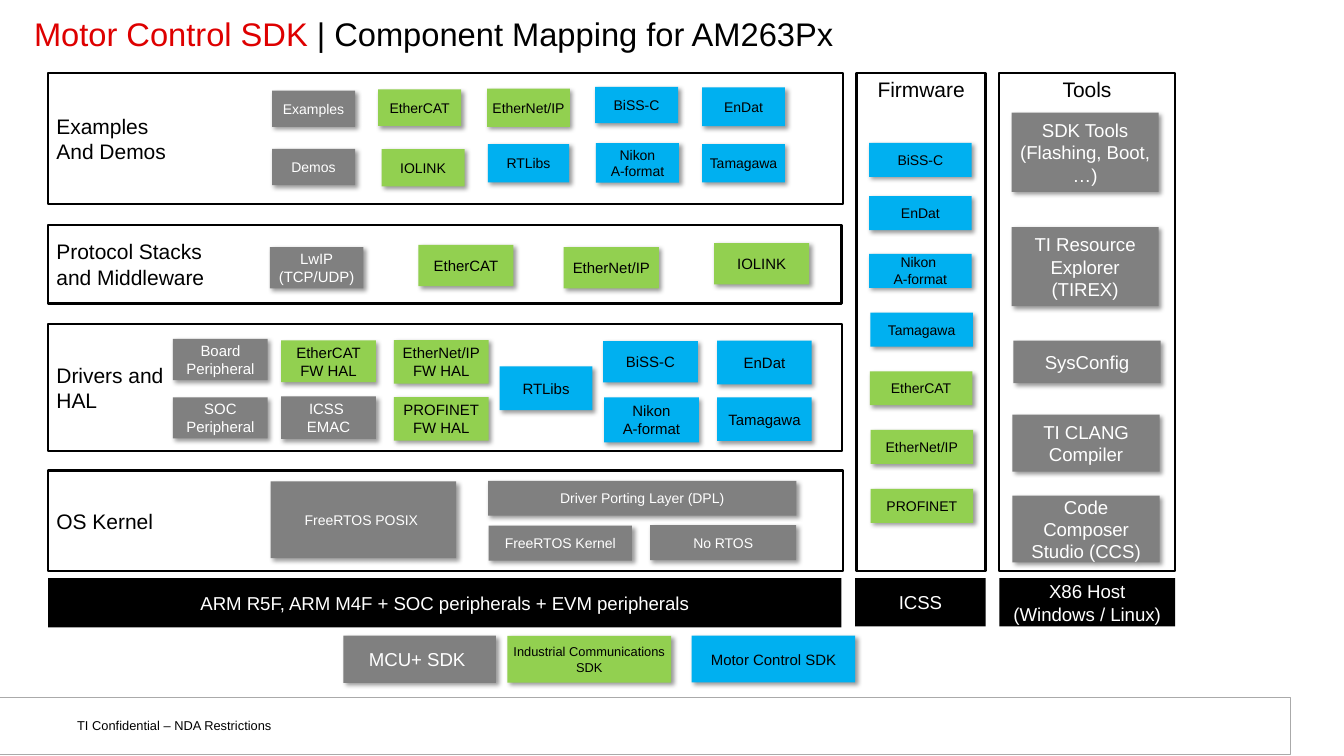
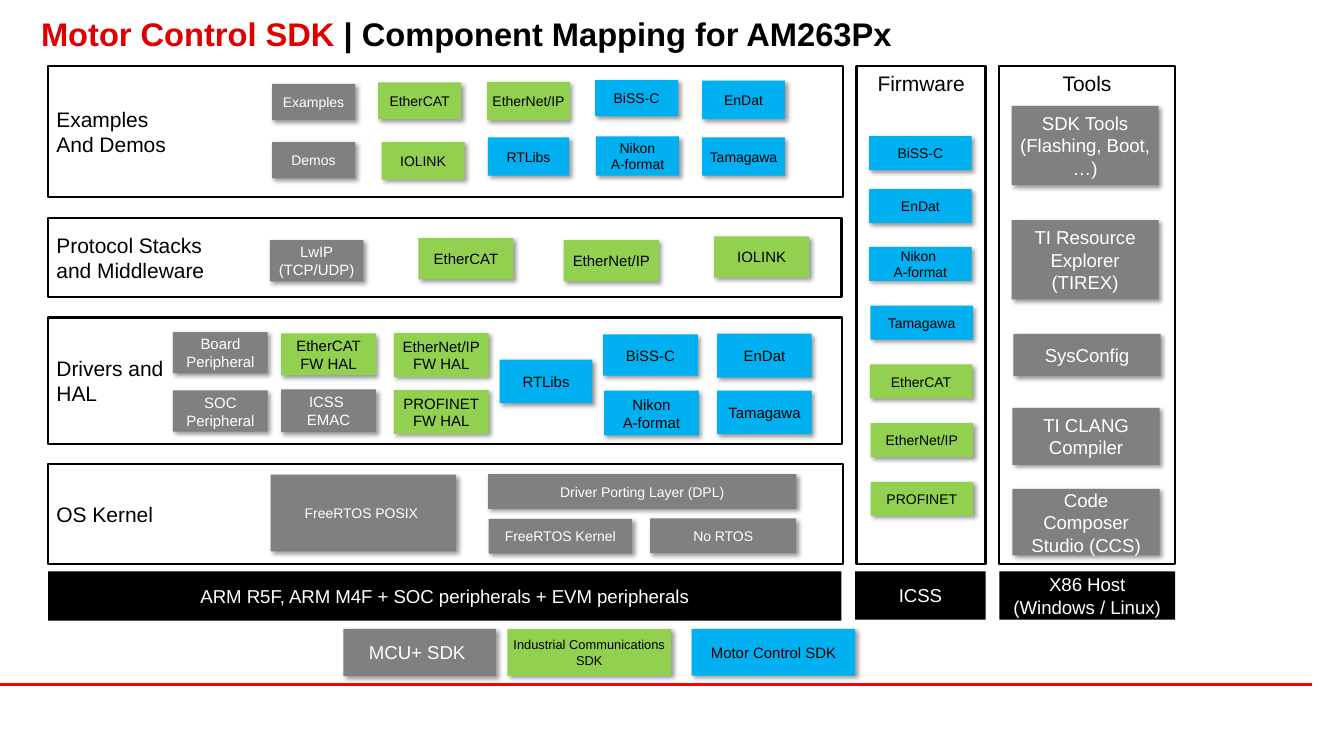
Before and after one commit to TexasInstruments/motor-control-sdk, a slide deck: slide 2 of docs_src/docs/api_guide/images/images.pptx (slide 3 before the commit). Drawn at 1344x756 pixels with LibreOffice and Linux fonts; fonts in the diff are those of the drawing; background and template pictures are left out. Boxes give left, top, right and bottom in pixels: in the first picture for what was removed or moved away, otherwise in the second. Text is boxed around its words. In the diff, an @@ line names an element or a change of style, - is before the commit and + after.

```diff
--- a/docs_src/docs/api_guide/images/images.pptx
+++ b/docs_src/docs/api_guide/images/images.pptx
@@ title "Motor Control SDK | Component ..." at bbox=[41, 22, 891, 52]: bold on; line spacing 0.9 to 0.85 @@
@@ 53 rectangles: place and size @@
-53 rectangles at bbox=[48, 73, 1175, 683]
+53 rectangles at bbox=[48, 66, 1175, 676]
@@ line added from (0, 685) to (1312, 685), #FF0000 2.25 pt @@
@@ rectangle removed at bbox=[0, 697, 1291, 754] @@
@@ rectangle removed at bbox=[6, 697, 1290, 748] @@
@@ text removed at bbox=[77, 720, 271, 730] @@
-TI Confidential – NDA Restrictions
```
Also in this commit, not shown: 5 other slides changed, 5 slides added, 33 other files.
